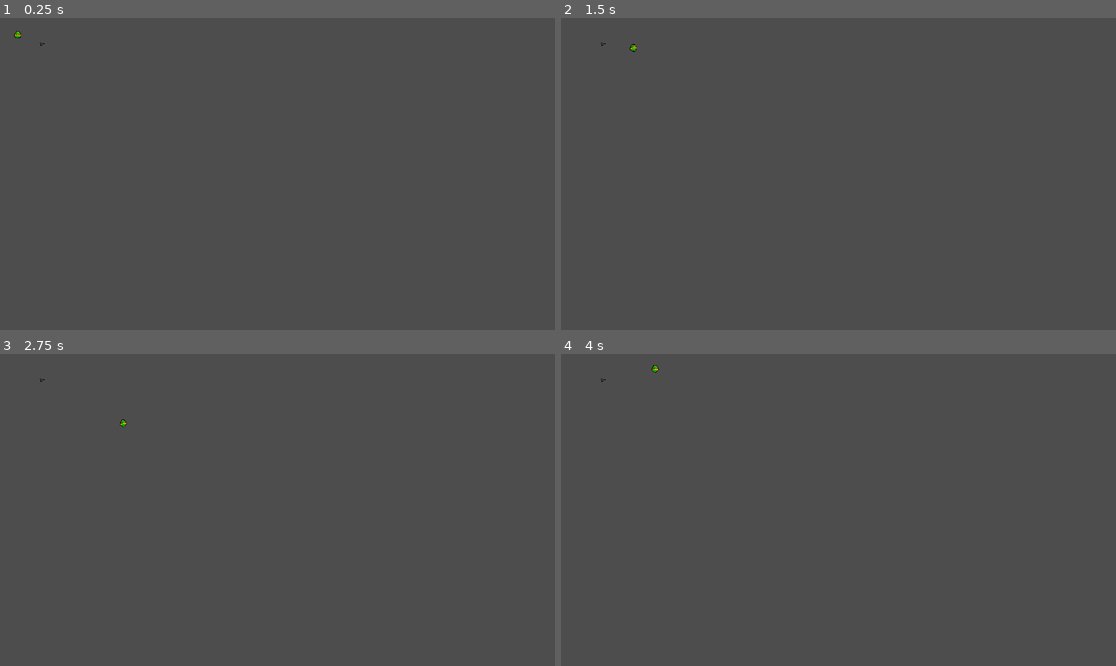
Above: before the commit, frames 1-4 (two rows, left to right).
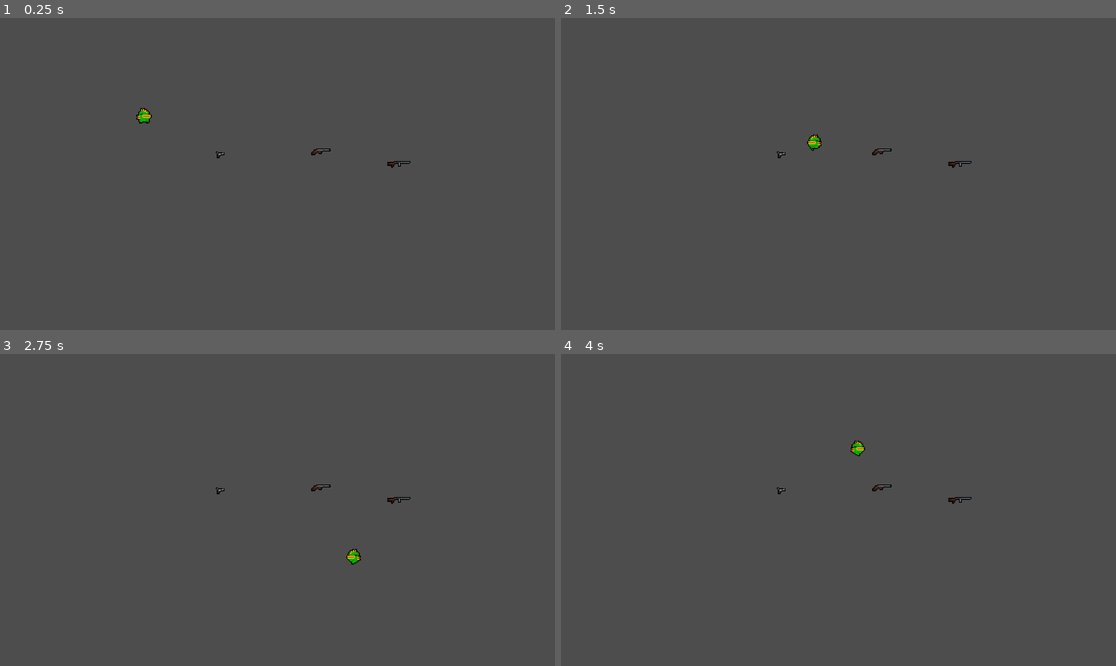
Above: after the commit, the same moments.

Repository: Tuzapeno/nuclear-throne-copy
Game: Godot game, scene res://Scenes/weapon_drop_test.tscn
Same seed, same stepped clock (60 frames per second), same inputs: the game is played once before the commit and once after it. This scene is started directly instead of the project's main scene.
Inputs (mouse positions are in pixels of both pictures, inside the frame that each line leads up to):
- Up to frame 1 (0.25 s): no input
- Up to frame 2 (1.5 s): tap Enter at 0.5 s; move the mouse to (960, 158) at 0.52 s; hold D (move_right) 0.53-1.28 s; hold E (use) 0.53-1.28 s; click (960, 158) at 0.8 s; move the mouse to (727, 189) at 1.27 s; hold S (move_down) from 1.28 s (still down); click (727, 189) at 1.35 s
- Up to frame 3 (2.75 s): tap Space (swap_weapons, bound only after the commit) at 1.55, 2.1 s; move the mouse to (333, 441) at 2.02 s; release S (move_down) at 2.03 s; hold D (move_right) from 2.03 s (still down); hold E (use) from 2.03 s (still down)
- Up to frame 4 (4 s): move the mouse to (810, 572) at 2.77 s; release D (move_right) at 2.78 s; release E (use) at 2.78 s; hold W (move_up) 2.78-3.53 s; tap E (use) at 2.85 s; click (810, 572) at 3.05 s; move the mouse to (1005, 556) at 3.52 s; press the mouse at (1005, 556) at 3.53 s; hold A (move_left) from 3.53 s (still down); tap Space (swap_weapons, bound only after the commit) at 3.8 s

The runs differ from the first frame. In frame 1, 0.2% of the frame differs, in the area x 2-74%, y 4-49%; in frame 2, 0.2%; in frame 3, 0.2%; in frame 4, 0.2%.

Commit message:
feat: :sparkles: Add weapon pick up and swap between equipped weapons & Player code refactor

Diff:
--- /dev/null
+++ b/Scenes/machinegun.tscn
@@ -0,0 +1,11 @@
+[gd_scene load_steps=4 format=3 uid="uid://df0p1pn5oftjw"]
+
+[ext_resource type="PackedScene" uid="uid://bgyf2hr4uat1u" path="res://Scenes/weapon.tscn" id="1_hh6yq"]
+[ext_resource type="Script" path="res://Scripts/Weapons/machinegun.gd" id="2_2q1i3"]
+[ext_resource type="Texture2D" uid="uid://b1icknk38pcns" path="res://Assets/Guns/machinegun.png" id="2_jqhy7"]
+
+[node name="Machinegun" instance=ExtResource("1_hh6yq")]
+script = ExtResource("2_2q1i3")
+
+[node name="Sprite2D" parent="." index="0"]
+texture = ExtResource("2_jqhy7")
--- /dev/null
+++ b/Scenes/machinegun_drop.tscn
@@ -0,0 +1,18 @@
+[gd_scene load_steps=5 format=3 uid="uid://bofsf20odlx1"]
+
+[ext_resource type="PackedScene" uid="uid://bjmkjen74gsh5" path="res://Scenes/weapon_drop.tscn" id="1_ycc5t"]
+[ext_resource type="PackedScene" uid="uid://df0p1pn5oftjw" path="res://Scenes/machinegun.tscn" id="2_na5ee"]
+[ext_resource type="Texture2D" uid="uid://b1icknk38pcns" path="res://Assets/Guns/machinegun.png" id="3_jmoyx"]
+
+[sub_resource type="RectangleShape2D" id="RectangleShape2D_qc406"]
+size = Vector2(26, 11)
+
+[node name="MachinegunDrop" instance=ExtResource("1_ycc5t")]
+weapon_scene = ExtResource("2_na5ee")
+
+[node name="Sprite2D" parent="." index="0"]
+texture = ExtResource("3_jmoyx")
+
+[node name="CollisionShape2D" parent="." index="1"]
+position = Vector2(0, 0.5)
+shape = SubResource("RectangleShape2D_qc406")
--- a/Scenes/pistol.tscn
+++ b/Scenes/pistol.tscn
@@ -2,10 +2,10 @@
 
 [ext_resource type="PackedScene" uid="uid://bgyf2hr4uat1u" path="res://Scenes/weapon.tscn" id="1_nx7sq"]
 [ext_resource type="Texture2D" uid="uid://404u25g5gy8f" path="res://Assets/Guns/pistol.png" id="2_84gul"]
-[ext_resource type="Script" path="res://Scripts/weapon.gd" id="2_dqnfg"]
+[ext_resource type="Script" path="res://Scripts/Weapons/pistol.gd" id="2_absel"]
 
 [node name="Pistol" instance=ExtResource("1_nx7sq")]
-script = ExtResource("2_dqnfg")
+script = ExtResource("2_absel")
 
 [node name="Sprite2D" parent="." index="0"]
 texture = ExtResource("2_84gul")
--- /dev/null
+++ b/Scenes/shotgun.tscn
@@ -0,0 +1,11 @@
+[gd_scene load_steps=4 format=3 uid="uid://dlxkcd7qavvl2"]
+
+[ext_resource type="PackedScene" uid="uid://bgyf2hr4uat1u" path="res://Scenes/weapon.tscn" id="1_limom"]
+[ext_resource type="Script" path="res://Scripts/Weapons/shotgun.gd" id="2_f4agf"]
+[ext_resource type="Texture2D" uid="uid://cs5doivi84t5e" path="res://Assets/Guns/shotgun.png" id="3_7nat1"]
+
+[node name="Shotgun" instance=ExtResource("1_limom")]
+script = ExtResource("2_f4agf")
+
+[node name="Sprite2D" parent="." index="0"]
+texture = ExtResource("3_7nat1")
--- /dev/null
+++ b/Scenes/shotgun_drop.tscn
@@ -0,0 +1,18 @@
+[gd_scene load_steps=5 format=3 uid="uid://c8u63dpkkwfh8"]
+
+[ext_resource type="PackedScene" uid="uid://bjmkjen74gsh5" path="res://Scenes/weapon_drop.tscn" id="1_0sses"]
+[ext_resource type="PackedScene" uid="uid://dlxkcd7qavvl2" path="res://Scenes/shotgun.tscn" id="2_7f2pk"]
+[ext_resource type="Texture2D" uid="uid://cs5doivi84t5e" path="res://Assets/Guns/shotgun.png" id="2_q3aru"]
+
+[sub_resource type="RectangleShape2D" id="RectangleShape2D_50knv"]
+size = Vector2(20, 14)
+
+[node name="ShotgunDrop" instance=ExtResource("1_0sses")]
+weapon_scene = ExtResource("2_7f2pk")
+
+[node name="Sprite2D" parent="." index="0"]
+texture = ExtResource("2_q3aru")
+
+[node name="CollisionShape2D" parent="." index="1"]
+position = Vector2(0, 2)
+shape = SubResource("RectangleShape2D_50knv")
--- a/Scenes/weapon.tscn
+++ b/Scenes/weapon.tscn
@@ -1,20 +1,8 @@
 [gd_scene load_steps=2 format=3 uid="uid://bgyf2hr4uat1u"]
 
-[sub_resource type="GDScript" id="GDScript_fehyl"]
-script/source = "extends Node2D
-
-
-# Called when the node enters the scene tree for the first time.
-func _ready() -> void:
-	pass # Replace with function body.
-
-
-# Called every frame. 'delta' is the elapsed time since the previous frame.
-func _process(delta: float) -> void:
-	pass
-"
+[ext_resource type="Script" path="res://Scripts/weapon.gd" id="1_xp7ta"]
 
 [node name="Weapon" type="Node2D"]
-script = SubResource("GDScript_fehyl")
+script = ExtResource("1_xp7ta")
 
 [node name="Sprite2D" type="Sprite2D" parent="."]
--- a/Scenes/weapon_drop.tscn
+++ b/Scenes/weapon_drop.tscn
@@ -9,5 +9,18 @@
 
 [node name="CollisionShape2D" type="CollisionShape2D" parent="."]
 
+[node name="Label" type="Label" parent="."]
+anchors_preset = 7
+anchor_left = 0.5
+anchor_top = 1.0
+anchor_right = 0.5
+anchor_bottom = 1.0
+offset_left = -20.0
+offset_top = -23.0
+offset_right = 20.0
+grow_horizontal = 2
+grow_vertical = 0
+size_flags_horizontal = 4
+
 [connection signal="body_entered" from="." to="." method="_on_body_entered"]
 [connection signal="body_exited" from="." to="." method="_on_body_exited"]
--- a/Scenes/weapon_drop_test.tscn
+++ b/Scenes/weapon_drop_test.tscn
@@ -1,13 +1,23 @@
-[gd_scene load_steps=3 format=3 uid="uid://cxc4obm1hlbjo"]
+[gd_scene load_steps=5 format=3 uid="uid://cxc4obm1hlbjo"]
 
 [ext_resource type="PackedScene" uid="uid://c3aj8ax6x1vqi" path="res://Scenes/player.tscn" id="1_u310x"]
 [ext_resource type="PackedScene" uid="uid://smke6f443svt" path="res://Scenes/pistol_drop.tscn" id="2_6mdam"]
+[ext_resource type="PackedScene" uid="uid://c8u63dpkkwfh8" path="res://Scenes/shotgun_drop.tscn" id="3_x168h"]
+[ext_resource type="PackedScene" uid="uid://bofsf20odlx1" path="res://Scenes/machinegun_drop.tscn" id="4_s3dnt"]
 
 [node name="WeaponDropTest" type="Node"]
 
 [node name="Player" parent="." instance=ExtResource("1_u310x")]
-position = Vector2(38, 32)
-speed = 150.0
 
 [node name="PistolDrop" parent="." instance=ExtResource("2_6mdam")]
-position = Vector2(88, 54)
+position = Vector2(79, 42)
+
+[node name="ShotgunDrop" parent="." instance=ExtResource("3_x168h")]
+position = Vector2(183, 38)
+
+[node name="Camera2D" type="Camera2D" parent="."]
+position = Vector2(138, 63)
+zoom = Vector2(2, 2)
+
+[node name="MachinegunDrop" parent="." instance=ExtResource("4_s3dnt")]
+position = Vector2(264, 52)
--- /dev/null
+++ b/Scripts/Weapons/machinegun.gd
@@ -0,0 +1,14 @@
+extends Weapon
+
+func _ready() -> void:
+	my_name = "Machinegun"
+	type = TYPE.FULL_AUTO
+	ammo_type = AMMO.BULLET
+	fire_rate = 3
+
+func fire():
+	super()
+	print("~MACHINEGUN FIRED!~")
+
+func _process(delta: float) -> void:
+	super(delta)
--- /dev/null
+++ b/Scripts/Weapons/pistol.gd
@@ -0,0 +1,14 @@
+extends Weapon
+
+func _ready() -> void:
+	my_name = "Pistol"
+	type = TYPE.SEMI_AUTO
+	ammo_type = AMMO.BULLET
+	fire_rate = 0.2
+
+func fire():
+	super()
+	print("~PISTOL FIRED!~")
+
+func _process(delta: float) -> void:
+	super(delta)
--- /dev/null
+++ b/Scripts/Weapons/shotgun.gd
@@ -0,0 +1,14 @@
+extends Weapon
+
+func _ready() -> void:
+	my_name = "Shotgun"
+	type = TYPE.SEMI_AUTO
+	ammo_type = AMMO.BULLET
+	fire_rate = 1
+
+func fire():
+	super()
+	print("~SHOTGUN FIRED!~")
+
+func _process(delta: float) -> void:
+	super(delta)
--- a/Scripts/globals.gd
+++ b/Scripts/globals.gd
@@ -1,6 +1,10 @@
 extends Node
 
-enum AMMO { BULLET, LASER, ROCKET }
+# TODO: Project folder organization
+
+
+var weaponScenePath: String = "res://Scenes/"
+
 
 var player: CharacterBody2D = null
 var tile_size: int = 32
--- a/Scripts/player.gd
+++ b/Scripts/player.gd
@@ -1,64 +1,106 @@
 extends CharacterBody2D
 
+# Ammo class to manage bullet count
 class Ammo:
   var bullet: int = 0
 
-class Inventory:
-  var weapon_primary: Weapon = null
-  var weapon_extra: Weapon = null
+# Variables
+@export var speed: float = 150.0  # Player speed
 
-  func switch_weapon() -> void:
-    var temp = weapon_primary
-    weapon_primary = weapon_extra
-    weapon_extra = temp
+@onready var animsprite2D = $AnimatedSprite2D  # Reference to AnimatedSprite2D node
 
-  func pickup_weapon(weapon: Weapon) -> void:
-    if weapon_primary == null:
-      weapon_primary = weapon
-    elif weapon_extra == null:
-      weapon_extra = weapon
-    else:
-      weapon_primary = weapon
-      # TODO: Drop old weapon_primary
+var weapon_primary: Weapon = null
+var weapon_extra: Weapon = null
+var ammo: Ammo = Ammo.new()  # Initialize ammo and inventory
 
-
-
-
-
-@export var speed: float = 150.0
-
-@onready var animsprite2D = $AnimatedSprite2D
-
-var ammo: Ammo = Ammo.new()
-var inventory: Inventory = Inventory.new()
-
+# Constructor: Set global reference to this player
 func _init() -> void:
   Globals.player = self
 
+# Physics process: Handle movement and physics
 func _physics_process(_delta: float) -> void:
   handle_movement()
   move_and_slide()
 
+# Process: Handle animations, facing direction, and weapon logic
 func _process(_delta: float) -> void:
   handle_animations()
-  face_mouse_direction()
+  handle_weapon()
 
+# Handle player movement
+func handle_movement() -> void:
+  var movement: Vector2 = Vector2()
+  movement.x = Input.get_axis("move_left", "move_right")
+  movement.y = Input.get_axis("move_up", "move_down")
+  movement = movement.normalized()
+  velocity = movement * speed
 
+# Handle player animations
 func handle_animations() -> void:
   if velocity.length() > 0:
     animsprite2D.play("walk")
   else:
     animsprite2D.play("idle")
 
-func face_mouse_direction() -> void:
   var direction: Vector2 = get_global_mouse_position() - global_position
-  $AnimatedSprite2D.flip_h = direction.x < 0
+  animsprite2D.flip_h = direction.x < 0
 
-func handle_movement() -> void:
-  var movement: Vector2 = Vector2()
-  movement.x = Input.get_axis("move_left", "move_right")
-  movement.y = Input.get_axis("move_up", "move_down")
+# Handle weapon actions (firing, swapping)
+func handle_weapon() -> void:
+  if weapon_primary == null:
+    return
 
-  movement = movement.normalized()
+  if Input.is_action_just_pressed("swap_weapons"):
+    swap_weapons()
 
-  velocity = movement * speed
+  if Input.is_action_just_pressed("use"):
+    # Debug print of current weapons
+    if weapon_primary != null:
+      print("Weapon: ", weapon_primary.my_name)
+    if weapon_extra != null:
+      print("Extra Weapon: ", weapon_extra.my_name)
+
+  # Handle weapon firing based on weapon type
+  match weapon_primary.type:
+    Weapon.TYPE.SEMI_AUTO:
+      if Input.is_action_just_pressed("fire"):
+        weapon_primary.fire()
+    Weapon.TYPE.FULL_AUTO:
+      if Input.is_action_pressed("fire"):
+        weapon_primary.fire()
+
+# Pick up a new weapon
+func pickup_weapon(weapon: Weapon) -> void:
+  add_child(weapon)
+
+  if weapon_primary == null:
+    weapon_primary = weapon
+    weapon_primary.show()
+  elif weapon_extra == null:
+    weapon_extra = weapon
+    weapon_extra.hide()
+  else:
+    drop_primary_weapon()
+    weapon_primary = weapon
+    weapon_primary.show()
+
+    # TODO: show the extra weapon in character's back
+
+# Drop the primary weapon and set the new one
+func drop_primary_weapon() -> void:
+  var drop_scene: PackedScene = load(Globals.weaponScenePath + weapon_primary.my_name.to_lower() + "_drop.tscn")
+  var drop: WeaponDrop = drop_scene.instantiate()
+  drop.position = Globals.player.global_position
+  get_tree().root.add_child(drop)
+  weapon_primary.queue_free()
+
+# Swap between primary and extra weapon
+func swap_weapons() -> void:
+  if weapon_extra == null:
+    return
+
+  var temp = weapon_primary
+  weapon_primary = weapon_extra
+  weapon_extra = temp
+  weapon_primary.show()
+  weapon_extra.hide()
--- a/Scripts/weapon.gd
+++ b/Scripts/weapon.gd
@@ -1,6 +1,30 @@
 class_name Weapon
 extends Node2D
 
+# TODO: Full auto has no cooldown on shooting, need to fix
+
+enum TYPE { SEMI_AUTO, FULL_AUTO, BURST }
+enum AMMO { BULLET, SHELL }
+
+var my_name: String = "Weapon"
+var type: int = TYPE.SEMI_AUTO
+var ammo_type: int = AMMO.BULLET
+var fire_rate: float = 1.0
+var shoot_cooldown: float = 0.0
+var can_shoot: bool = true
 
 func fire() -> void:
-    pass
+    if not can_shoot:
+        return
+
+    # Shooting logic here
+
+    shoot_cooldown = fire_rate
+    can_shoot = false
+
+func _process(delta: float) -> void:
+    if shoot_cooldown > 0:
+        shoot_cooldown -= delta
+
+    if shoot_cooldown <= 0:
+        can_shoot = true
--- a/Scripts/weapon_drop.gd
+++ b/Scripts/weapon_drop.gd
@@ -2,29 +2,35 @@
 extends Node2D
 
 @export var weapon_scene: PackedScene
+
+@onready var label: Label = $Label
 
 var weapon: Weapon = null
 
 func _ready() -> void:
 	weapon = weapon_scene.instantiate()
 	print("Weapon created at ready: ", weapon)
+	label.text = "Pick up (E)"
+	label.hide()
 
 var can_pickup: bool = false
 
 func _input(_event: InputEvent) -> void:
-	if Input.is_action_pressed("use") and can_pickup:
+	if Input.is_action_just_pressed("use") and can_pickup:
 		pick_up()
 
 func _on_body_entered(body: Node2D) -> void:
 	if body.name == "Player":
 		can_pickup = true
+		label.show()
 
 func _on_body_exited(body: Node2D) -> void:
 	if body.name == "Player":
 		can_pickup = false
+		label.hide()
 
 func pick_up() -> void:
 	assert(Globals.player != null, "Attempting to pick up weapon but player is null with weapon: " + weapon.name)
 	print("Picking up weapon ", weapon.name)
-	Globals.player.inventory.pickup_weapon(weapon)
+	Globals.player.pickup_weapon(weapon)
 	queue_free()
--- a/project.godot
+++ b/project.godot
@@ -53,6 +53,16 @@
 "events": [Object(InputEventKey,"resource_local_to_scene":false,"resource_name":"","device":-1,"window_id":0,"alt_press …(192 unchanged characters)…
 ]
 }
+fire={
+"deadzone": 0.5,
+"events": [Object(InputEventMouseButton,"resource_local_to_scene":false,"resource_name":"","device":-1,"window_id":0,"alt_pressed":false,"shift_pressed":false,"ctrl_pressed":false,"meta_pressed":false,"button_mask":1,"position":Vector2(157, 25),"global_position":Vector2(166, 71),"factor":1.0,"button_index":1,"canceled":false,"pressed":true,"double_click":false,"script":null)
+]
+}
+swap_weapons={
+"deadzone": 0.5,
+"events": [Object(InputEventKey,"resource_local_to_scene":false,"resource_name":"","device":-1,"window_id":0,"alt_pressed":false,"shift_pressed":false,"ctrl_pressed":false,"meta_pressed":false,"pressed":false,"keycode":0,"physical_keycode":32,"key_label":0,"unicode":32,"location":0,"echo":false,"script":null)
+]
+}
 
 [rendering]
 
Binary file added: Assets/Guns/machinegun.png
Not shown, added: Assets/Guns/machinegun.png.import
Binary file added: Assets/Guns/shotgun.png
Not shown, added: Assets/Guns/shotgun.png.import
